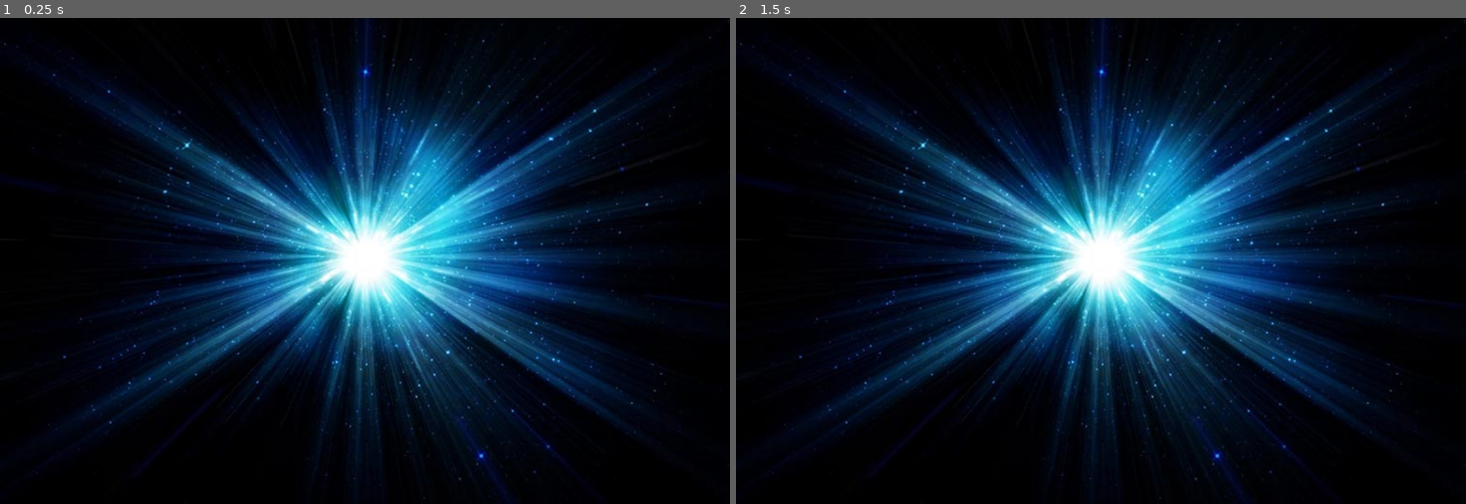
Above: before the commit, frames 1-2 (left to right).
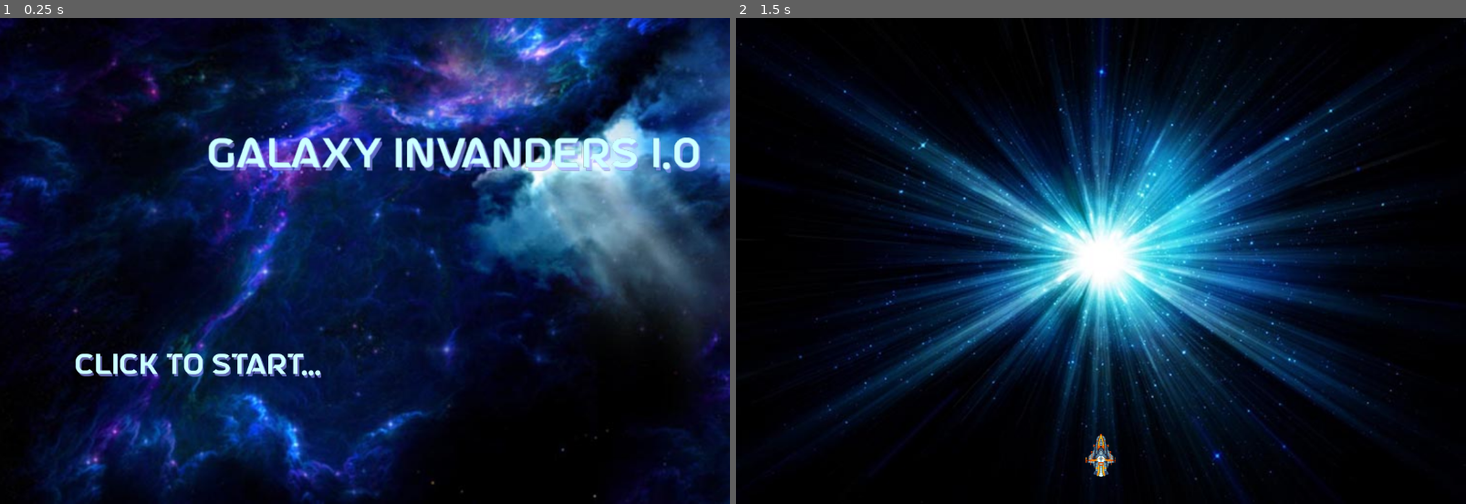
Above: after the commit, the same moments.

Repository: conung-vic/godot-space-ships
Game: Godot game, scene res://scenes/main.tscn
The game is run twice, just before and just after one commit, with the same random seed, the same clock (stepped at 60 frames per second) and the same inputs.
Inputs:
- Up to frame 1 (0.25 s): no input
- Up to frame 2 (1.5 s): tap Enter at 0.5 s; hold Space (fire) 0.53-1.28 s; tap Space (fire) at 1.35 s

The runs differ from the first frame. In frame 1, 68% of the frame differs, in the area x 0-100%, y 0-100%; in frame 2, 0.2%.
Error after the commit: Invalid assignment of property or key 'current_state' with value of type 'int' on a base object of type 'GDScript'. (res://scenes/main.gd:13)

Commit message:
Classes experiments

Diff:
--- /dev/null
+++ b/classes/game.gd
@@ -0,0 +1,13 @@
+class_name Game
+
+enum GameState {
+	MAIN_MENU,
+	PLAYING,
+	PAUSE,
+	GAME_OVER,
+}
+
+var current_state: GameState
+
+func _init():
+	current_state = GameState.MAIN_MENU
--- /dev/null
+++ b/scenes/game_title.gd
@@ -0,0 +1,16 @@
+extends Node
+
+signal title_screen_clicked
+
+# Called when the node enters the scene tree for the first time.
+func _ready():
+	var bg_index = randi_range(1, 12)
+	var bg_name = "res://assets/backgrounds/back%02d.jpg" % bg_index
+	var img = Image.load_from_file(bg_name)
+	$Background.texture = ImageTexture.create_from_image(img)
+
+
+# Called every frame. 'delta' is the elapsed time since the previous frame.
+func _process(delta):
+	if Input.is_action_pressed("fire"):
+		title_screen_clicked.emit()
--- /dev/null
+++ b/scenes/game_title.tscn
@@ -0,0 +1,31 @@
+[gd_scene load_steps=4 format=3 uid="uid://b2tefh5bouy1i"]
+
+[ext_resource type="Texture2D" uid="uid://0k1ofvqtvmdb" path="res://assets/backgrounds/back04.jpg" id="1_0q7lt"]
+[ext_resource type="Script" path="res://scenes/game_title.gd" id="1_5ohyc"]
+[ext_resource type="Theme" uid="uid://djwoo347ux80e" path="res://themes/title.tres" id="3_8t1g6"]
+
+[node name="GameTitle" type="Node"]
+script = ExtResource("1_5ohyc")
+
+[node name="Background" type="Sprite2D" parent="."]
+position = Vector2(600, 400)
+scale = Vector2(1.6, 1.6)
+texture = ExtResource("1_0q7lt")
+
+[node name="TitleLabel" type="Label" parent="."]
+offset_left = 341.0
+offset_top = 191.0
+offset_right = 1160.0
+offset_bottom = 267.0
+theme = ExtResource("3_8t1g6")
+theme_override_font_sizes/font_size = 65
+text = "Galaxy Invanders 1.0"
+
+[node name="ClickLabel" type="Label" parent="."]
+offset_left = 123.0
+offset_top = 548.0
+offset_right = 537.0
+offset_bottom = 600.0
+theme = ExtResource("3_8t1g6")
+theme_override_font_sizes/font_size = 45
+text = "Click to start..."
--- a/scenes/main.gd
+++ b/scenes/main.gd
@@ -1,9 +1,16 @@
 extends Node
 
+@export var player_scene: PackedScene
+
+var screen_size: Vector2i
+var game: Game
 
 # Called when the node enters the scene tree for the first time.
 func _ready():
+	screen_size = get_window().size
 	update_background()
+	var game = load("res://classes/game.gd")
+	game.current_state = game.GameState.MAIN_MENU
 
 # Called every frame. 'delta' is the elapsed time since the previous frame.
 func _process(delta):
@@ -14,3 +21,10 @@
 	var bg_name = "res://assets/backgrounds/back%02d.jpg" % bg_index
 	var img = Image.load_from_file(bg_name)
 	$Background.texture = ImageTexture.create_from_image(img)
+
+func _on_game_title_title_screen_clicked():
+	$GameTitle.queue_free()
+	var player = player_scene.instantiate()
+	player.position.x = screen_size.x / 2
+	player.position.y = screen_size.y * 0.9
+	add_child(player)
--- a/scenes/main.tscn
+++ b/scenes/main.tscn
@@ -1,12 +1,27 @@
-[gd_scene load_steps=3 format=3 uid="uid://7x5mp0m0fayh"]
+[gd_scene load_steps=7 format=3 uid="uid://7x5mp0m0fayh"]
 
 [ext_resource type="Script" path="res://scenes/main.gd" id="1_gs6sj"]
 [ext_resource type="Texture2D" uid="uid://bn71gguoswbep" path="res://assets/backgrounds/back01.jpg" id="1_gwshl"]
+[ext_resource type="PackedScene" uid="uid://ev11s4nl0wyq" path="res://scenes/hud.tscn" id="3_53m7h"]
+[ext_resource type="PackedScene" uid="uid://b2tefh5bouy1i" path="res://scenes/game_title.tscn" id="4_b723u"]
+[ext_resource type="PackedScene" uid="uid://b1mj58rjwqbg2" path="res://scenes/player.tscn" id="4_r7wnu"]
+[ext_resource type="AudioStream" uid="uid://mnpt2wlt8j84" path="res://assets/audio/music/theme_01.mp3" id="5_ytxph"]
 
 [node name="Main" type="Node"]
 script = ExtResource("1_gs6sj")
+player_scene = ExtResource("4_r7wnu")
 
 [node name="Background" type="Sprite2D" parent="."]
 position = Vector2(600, 400)
 scale = Vector2(1.6, 1.6)
 texture = ExtResource("1_gwshl")
+
+[node name="HUD" parent="." instance=ExtResource("3_53m7h")]
+
+[node name="GameTitle" parent="." instance=ExtResource("4_b723u")]
+
+[node name="ThemePlayer" type="AudioStreamPlayer" parent="."]
+stream = ExtResource("5_ytxph")
+autoplay = true
+
+[connection signal="title_screen_clicked" from="GameTitle" to="." method="_on_game_title_title_screen_clicked"]
--- a/scenes/player.tscn
+++ b/scenes/player.tscn
@@ -8,6 +8,7 @@
 signal hit
 
 @export var speed = 200
+
 var screen_size
 
 func _ready():
@@ -16,7 +17,8 @@
 func _process(delta):
 	var velocity = Vector2.ZERO
 	if Input.is_action_pressed(\"move_right\"):
-		velocity.x += 1	if Input.is_action_pressed(\"move_left\"):
+		velocity.x += 1
+	if Input.is_action_pressed(\"move_left\"):
 		velocity.x -= 1
 
 	if velocity.length() > 0:
--- /dev/null
+++ b/themes/title.tres
@@ -0,0 +1,7 @@
+[gd_resource type="Theme" load_steps=2 format=3 uid="uid://djwoo347ux80e"]
+
+[ext_resource type="FontFile" uid="uid://bk46wl3kdgfg" path="res://assets/fonts/astro-45.fnt" id="1_df0bs"]
+
+[resource]
+default_font = ExtResource("1_df0bs")
+default_font_size = 15
